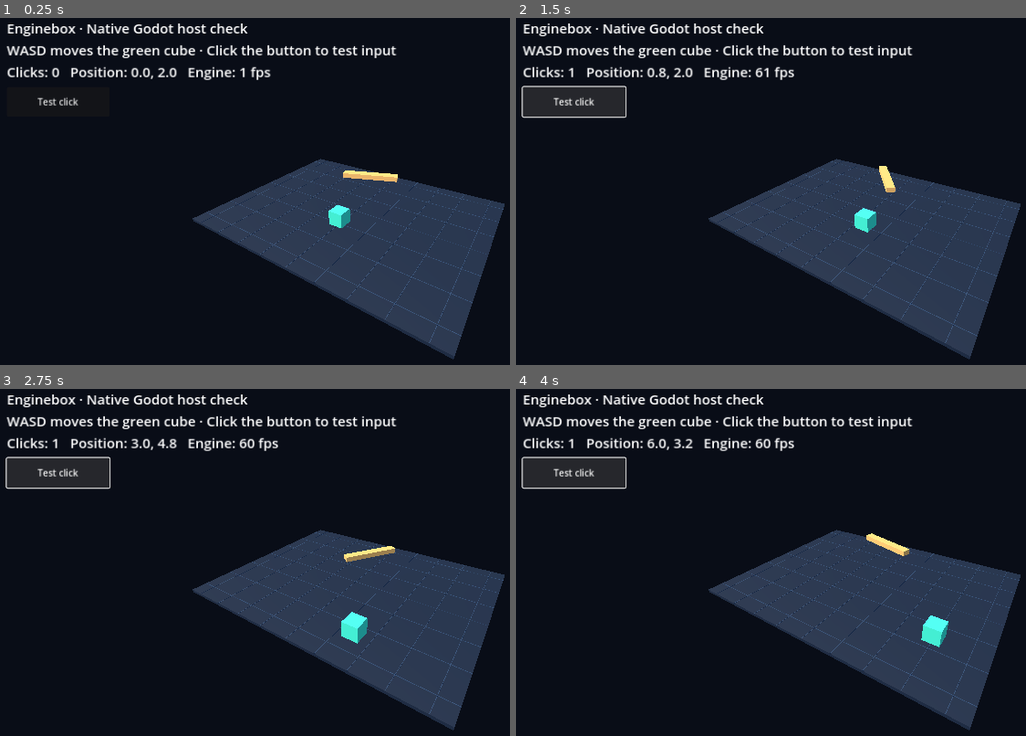
Above: before the commit, frames 1-4 (two rows, left to right).
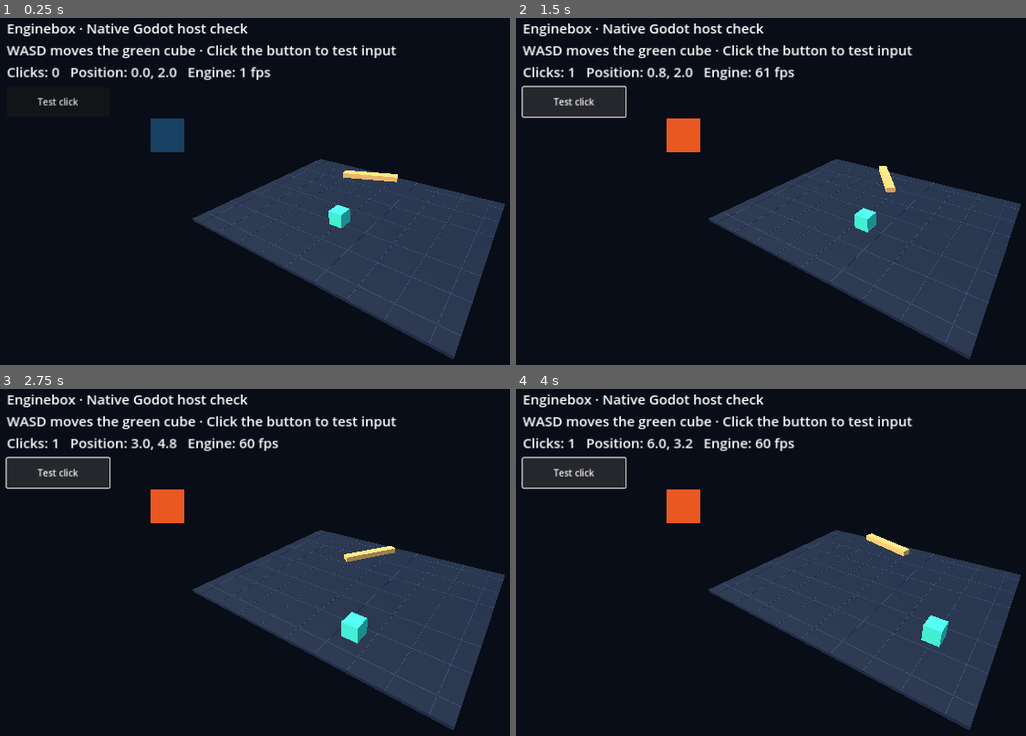
Above: after the commit, the same moments.

Repository: coop-collective/enginebox
Game: Godot game, scene res://main.tscn
Same seed, same stepped clock (60 frames per second), same inputs: the game is played once before the commit and once after it.
Inputs:
- Up to frame 1 (0.25 s): no input
- Up to frame 2 (1.5 s): click "Test click" at 0.5 s; hold D from 1.28 s (still down)
- Up to frame 3 (2.75 s): release D at 2.03 s; hold S from 2.03 s (still down)
- Up to frame 4 (4 s): release S at 2.78 s; hold D 2.78-3.53 s; hold W from 3.53 s (still down)

The runs differ from the first frame. In frame 1, 0.6% of the frame differs, in the area x 29-37%, y 28-39%; in frame 2, 0.6%; in frame 3, 0.6%; in frame 4, 0.6%.

Commit message:
Qualify native host builds and expose visible Godot input feedback

Diff:
--- a/packages/stream-host/examples/godot-check/main.gd
+++ b/packages/stream-host/examples/godot-check/main.gd
@@ -3,6 +3,7 @@
 var pawn: MeshInstance3D
 var rotor: MeshInstance3D
 var label: Label
+var indicator: ColorRect
 var input_count := 0
 var elapsed := 0.0
 
@@ -53,8 +54,17 @@
 	button.text = "Test click"
 	button.position = Vector2(28, 145)
 	button.size = Vector2(180, 52)
-	button.pressed.connect(func(): input_count += 1)
+	button.pressed.connect(func():
+		input_count += 1
+		indicator.color = Color("#e95821") if input_count % 2 == 1 else Color("#174063")
+	)
 	hud.add_child(button)
+	indicator = ColorRect.new()
+	indicator.position = Vector2(280, 200)
+	indicator.size = Vector2(60, 60)
+	indicator.color = Color("#174063")
+	indicator.mouse_filter = Control.MOUSE_FILTER_IGNORE
+	hud.add_child(indicator)
 
 func _process(delta: float) -> void:
 	elapsed += delta
Not shown, changed: packages/stream-host/container/Godot.Dockerfile
